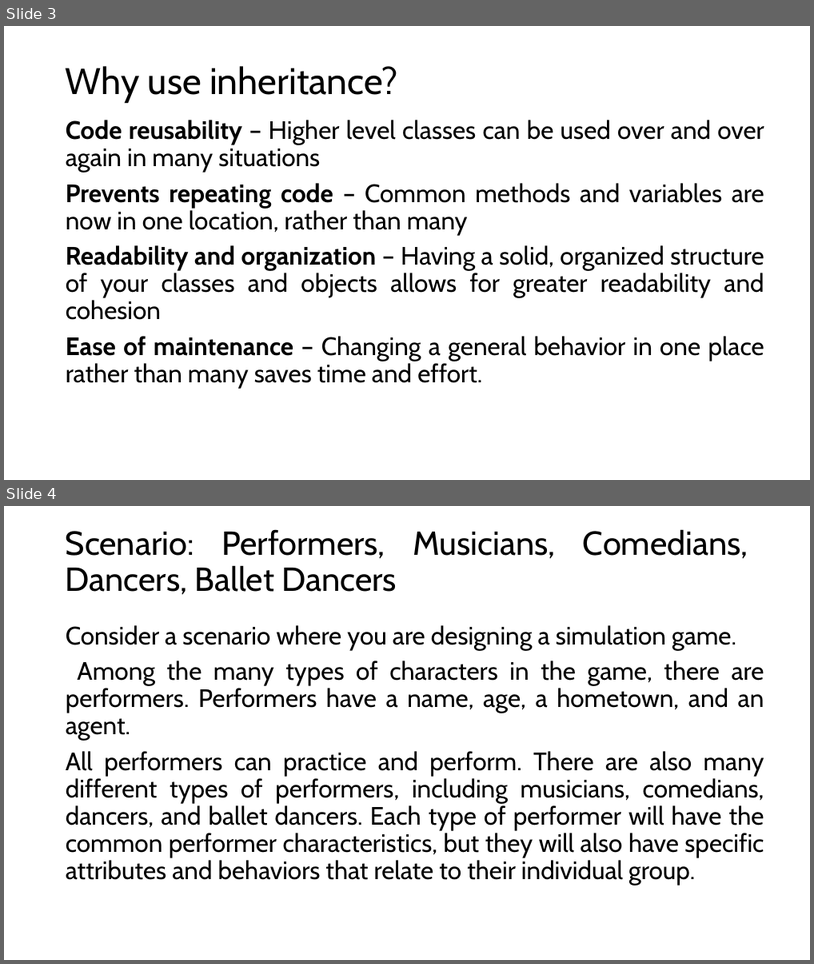
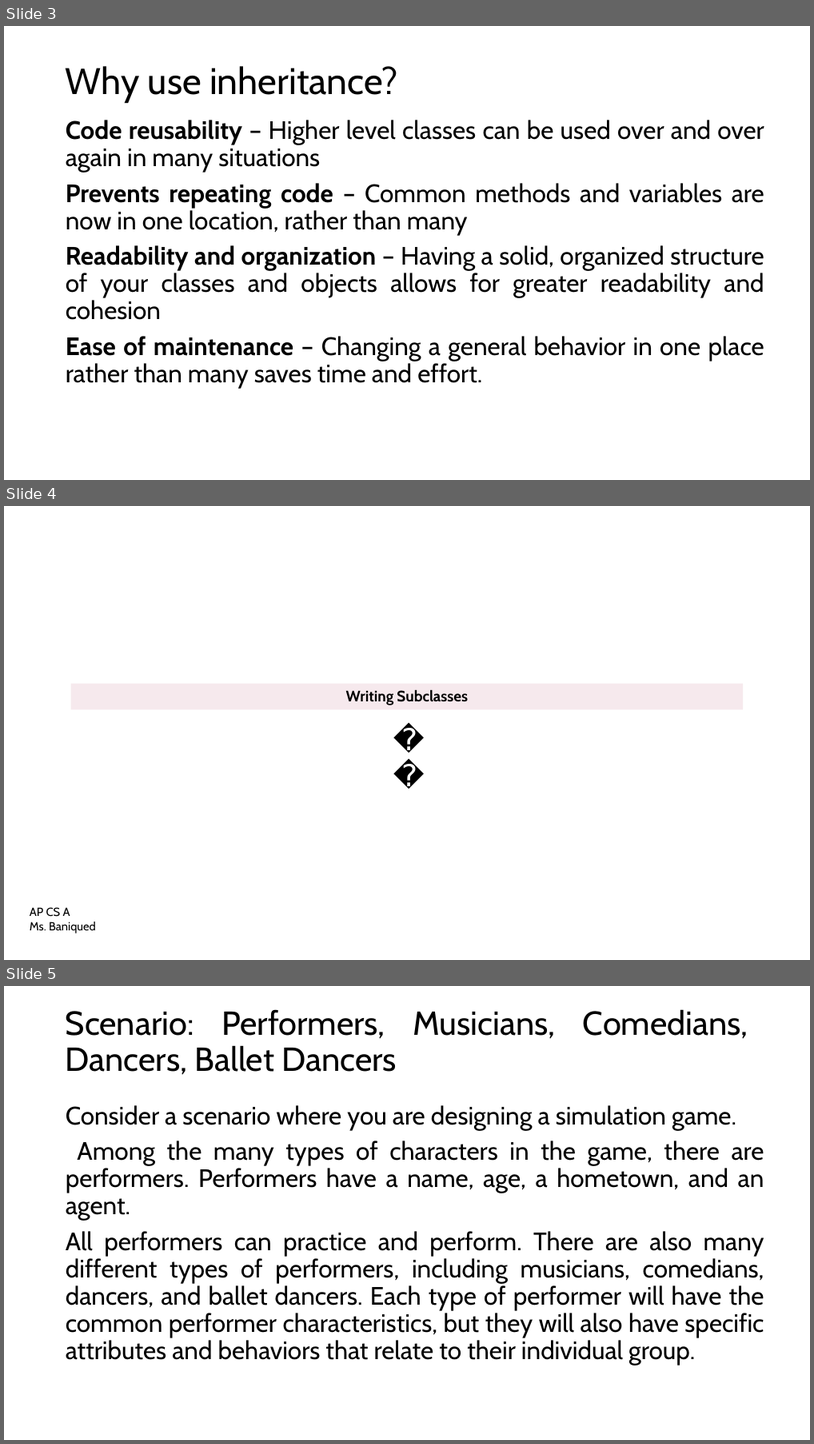
Before and after one commit to gabbley/APCSA-2024-2025, a slide deck: Unit 9/CSA Unit 9 Slides.pptx. Shown one above the other, each under a label of ours: slides 3 and 4 before the commit, slides 3, 4 and 5 after it. The pictures are 814x964 and 814x1444 pixels, drawn with LibreOffice and Linux fonts; fonts in the diff are those of the drawing. Boxes give left, top, right and bottom in pixels: in the first picture for what was removed or moved away, otherwise in the second. Text is boxed around its words. In the diff, an @@ line names an element or a change of style, - is before the commit and + after.

```diff
--- a/Unit 9/CSA Unit 9 Slides.pptx
+++ b/Unit 9/CSA Unit 9 Slides.pptx
@@ slide 4 added at bbox=[4, 506, 810, 960], background #FFFFFF @@
@@ rectangle added at bbox=[71, 684, 744, 710], fill #F6E9ED, 18 pt, text #000000, bold @@
+Writing Subclasses
@@ text added at bbox=[387, 705, 427, 761], 36 pt, text #000000 @@
+💻
@@ text added at bbox=[30, 907, 96, 933], 14 pt, text #000000 @@
+AP CS A
+Ms. Baniqued
@@ what was slide 4 is now slide 5 @@
```
Also in this commit, not shown: 3 slides changed, 9 other slides added.
